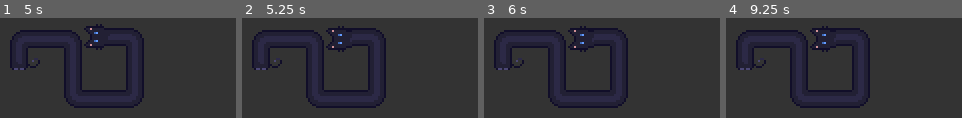
Above: before the commit, frames 1-4 (left to right).
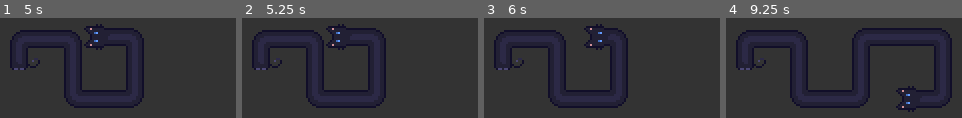
Above: after the commit, the same moments.

Repository: RecorderYvaine/loooong_cat
Game: Godot game, scene res://src/Main.tscn
Two runs of this game, one before a commit and one after it. Both use one fixed random seed, a clock stepped at 60 frames per second and the inputs below.
Inputs:
- Up to frame 1 (5 s): tap Enter at 0.5 s; hold Right (ui_right) 0.53-1.28 s; hold Down (ui_down) 1.28-2.03 s; hold Right (ui_right) 2.03-2.78 s; hold Up (ui_up) 2.78-3.53 s; hold Left (ui_left) from 3.53 s (still down); tap Space at 4.25 s
- Up to frame 2 (5.25 s): tap Enter at 5 s; release Left (ui_left) at 5.03 s; hold Down (ui_down) from 5.03 s (still down)
- Up to frame 3 (6 s): tap Space at 5.75 s; release Down (ui_down) at 5.78 s; hold Right (ui_right) from 5.78 s (still down)
- Up to frame 4 (9.25 s): release Right (ui_right) at 6.53 s; hold Up (ui_up) 6.53-7.28 s; tap Enter at 7.25 s; hold Right (ui_right) 7.28-8.03 s; hold Down (ui_down) 8.03-8.78 s; hold Left (ui_left) from 8.78 s (still down)

Frame 1 is identical in both runs. In frame 2, 0.7% of the frame differs, in the area x 35-47%, y 6-34%; in frame 3, 1.0%; in frame 4, 4.5%, in the area x 35-96%, y 8-94%.

Commit message:
Harden rapid input handling

Diff:
--- a/src/cat/LongCat.gd
+++ b/src/cat/LongCat.gd
@@ -33,6 +33,7 @@
 var prev_raw_input: Vector2 = Vector2.ZERO
 var auto_turn_dir: Vector2 = Vector2.ZERO
 var queued_turn_dir: Vector2 = Vector2.ZERO
+var preferred_input_dir: Vector2 = Vector2.ZERO
 
 func _ready() -> void:
 	turn_segments.position = Vector2.ZERO
@@ -47,6 +48,18 @@
 	path.append(start_point + Vector2(0, -8.0))
 	current_dir = Vector2.UP
 	update_visuals()
+
+func _input(event: InputEvent) -> void:
+	if event is InputEventKey and event.echo:
+		return
+	if event.is_action_pressed("ui_up") or (event is InputEventKey and event.pressed and event.keycode == KEY_W):
+		preferred_input_dir = Vector2.UP
+	elif event.is_action_pressed("ui_down") or (event is InputEventKey and event.pressed and event.keycode == KEY_S):
+		preferred_input_dir = Vector2.DOWN
+	elif event.is_action_pressed("ui_left") or (event is InputEventKey and event.pressed and event.keycode == KEY_A):
+		preferred_input_dir = Vector2.LEFT
+	elif event.is_action_pressed("ui_right") or (event is InputEventKey and event.pressed and event.keycode == KEY_D):
+		preferred_input_dir = Vector2.RIGHT
 
 func _process(delta: float) -> void:
 	var raw_input = get_input_dir()
@@ -84,7 +97,10 @@
 	if raw_input == Vector2.ZERO:
 		blocked_input_dir = Vector2.ZERO
 	elif raw_input == blocked_input_dir:
-		input_dir = Vector2.ZERO
+		if raw_input != current_dir and raw_input != -current_dir:
+			input_dir = current_dir
+		else:
+			input_dir = Vector2.ZERO
 	else:
 		blocked_input_dir = Vector2.ZERO
 
@@ -117,8 +133,15 @@
 		pressed_dirs.append(Vector2.LEFT)
 	if Input.is_action_pressed("ui_right") or Input.is_key_pressed(KEY_D):
 		pressed_dirs.append(Vector2.RIGHT)
-	if pressed_dirs.size() != 1:
+
+	if pressed_dirs.is_empty():
+		preferred_input_dir = Vector2.ZERO
 		return Vector2.ZERO
+	if pressed_dirs.size() == 1:
+		preferred_input_dir = pressed_dirs[0]
+		return pressed_dirs[0]
+	if pressed_dirs.has(preferred_input_dir):
+		return preferred_input_dir
 	return pressed_dirs[0]
 
 func get_allowed_step(start_pos: Vector2, dir: Vector2, requested_step: float) -> float:
@@ -178,7 +201,11 @@
 func snap_head_to_pixel_grid() -> void:
 	if path.size() < 2:
 		return
-	path[-1] = Vector2(round(path[-1].x - 0.5) + 0.5, round(path[-1].y))
+	var seg = path[-1] - path[-2]
+	if abs(seg.x) > 0.001 and abs(seg.y) <= 0.001:
+		path[-1] = Vector2(round(path[-1].x - 0.5) + 0.5, path[-2].y)
+	elif abs(seg.y) > 0.001 and abs(seg.x) <= 0.001:
+		path[-1] = Vector2(path[-2].x, round(path[-1].y))
 
 func move_cat(input_dir: Vector2, step: float) -> void:
 	var head_pos = path[-1]
--- a/tests/run_tests.gd
+++ b/tests/run_tests.gd
@@ -589,19 +589,58 @@
 	drive_cat(cat, Vector2.UP, 28)
 	drive_cat(cat, Vector2.RIGHT, 20)
 
-	var path_before = cat.path.duplicate()
 	Input.action_press("ui_left")
 	Input.action_press("ui_down")
+	cat.preferred_input_dir = Vector2.DOWN
 	cat._process(1.0 / cat.speed)
 	Input.action_release("ui_left")
 	Input.action_release("ui_down")
 
-	if cat.path != path_before:
-		printerr("FAILED: simultaneous conflicting inputs should not move or turn. before=", path_before, " after=", cat.path)
-		quit(1)
-		return false
-	if cat.turns_data.size() != 1:
-		printerr("FAILED: simultaneous conflicting inputs should not create extra turns. turns=", cat.turns_data.size())
+	if cat.current_dir != Vector2.DOWN:
+		printerr("FAILED: simultaneous inputs should use the latest pressed turn direction when allowed. current_dir=", cat.current_dir, " path=", cat.path)
+		quit(1)
+		return false
+	if cat.turns_data.size() != 2:
+		printerr("FAILED: simultaneous latest allowed input should create exactly one extra turn. turns=", cat.turns_data.size())
+		quit(1)
+		return false
+
+	cat.queue_free()
+	await process_frame
+
+	cat = cat_scene.instantiate()
+	root.add_child(cat)
+	await process_frame
+	await process_frame
+
+	cat.path = [
+		Vector2(0.5, 0.0),
+		Vector2(0.5, -40.0),
+		Vector2(1.0, -40.0),
+		Vector2(11.0, -40.0),
+	]
+	cat.current_dir = Vector2.RIGHT
+	cat.turns_data.clear()
+	cat.update_visuals()
+
+	var head_before = cat.path[-1]
+	Input.action_press("ui_left")
+	Input.action_press("ui_down")
+	cat.preferred_input_dir = Vector2.DOWN
+	cat._process(1.0 / cat.speed)
+	Input.action_release("ui_left")
+	Input.action_release("ui_down")
+
+	if cat.current_dir != Vector2.RIGHT:
+		printerr("FAILED: blocked latest input should keep the previous direction. current_dir=", cat.current_dir)
+		quit(1)
+		return false
+	if cat.path[-1].x <= head_before.x:
+		printerr("FAILED: blocked latest input should continue moving forward. before=", head_before, " path=", cat.path)
+		quit(1)
+		return false
+	if cat.turns_data.size() != 0:
+		printerr("FAILED: blocked latest input should not create a turn. turns=", cat.turns_data.size())
 		quit(1)
 		return false
 
--- a/tests/test_fuzzer.gd
+++ b/tests/test_fuzzer.gd
@@ -7,6 +7,7 @@
 
 func _init():
 	print("Starting fuzz test...")
+	seed(123456)
 	var cat_scene = load("res://src/cat/LongCat.tscn")
 	if cat_scene == null:
 		printerr("Failed to load LongCat.tscn")
@@ -33,13 +34,53 @@
 
 	var dirs = [Vector2.UP, Vector2.DOWN, Vector2.LEFT, Vector2.RIGHT, Vector2.ZERO]
 
-	print("Running 1000 frames of random fuzzing...")
-	for i in range(1000):
-		if i % 7 == 0: # Change input frequently
-			cat.mock_input = dirs[randi() % 5]
+	print("Running 4000 frames of random fuzzing...")
+	for i in range(4000):
+		if i % 2 == 0:
+			cat.mock_input = dirs[randi() % dirs.size()]
+		if i % 23 == 0:
+			cat.mock_input = -cat.current_dir
+		if i % 37 == 0:
+			cat.mock_input = Vector2.ZERO
 		cat._process(0.016)
+		if not validate_cat(cat, i):
+			quit(1)
+			return
 		if i % 100 == 0:
 			print("Processed frame ", i)
 
 	print("Fuzz test completed with no crashes!")
 	quit(0)
+
+func validate_cat(cat: LongCat, frame: int) -> bool:
+	if cat.path.size() < 2:
+		printerr("FAILED fuzz frame ", frame, ": path too short. path=", cat.path)
+		return false
+
+	var expected_turns = max(0, cat.path.size() - 2)
+	if cat.turns_data.size() != expected_turns:
+		printerr("FAILED fuzz frame ", frame, ": turn data count mismatch. expected=", expected_turns, " actual=", cat.turns_data.size(), " path=", cat.path)
+		return false
+
+	for i in range(cat.path.size() - 1):
+		var seg = cat.path[i + 1] - cat.path[i]
+		if seg.length() <= 0.001:
+			printerr("FAILED fuzz frame ", frame, ": zero-length segment at ", i, ". path=", cat.path)
+			return false
+		if abs(seg.x) > 0.001 and abs(seg.y) > 0.001:
+			printerr("FAILED fuzz frame ", frame, ": diagonal segment at ", i, ". path=", cat.path)
+			return false
+
+	if cat.path.size() > 2 and cat.get_head_segment_length() < cat.MIN_TURN_DIST:
+		var prev_dir = (cat.path[-2] - cat.path[-3]).normalized()
+		var head_dir = (cat.path[-1] - cat.path[-2]).normalized()
+		var is_collinear_reverse = abs(prev_dir.dot(head_dir)) > 0.999
+		if not cat.is_active_turn_segment() and not is_collinear_reverse:
+			printerr("FAILED fuzz frame ", frame, ": short head segment is neither active turn nor reverse. path=", cat.path, " current_dir=", cat.current_dir)
+			return false
+
+	if cat.is_active_turn_segment() and cat.head_sprite.frame == 4:
+		printerr("FAILED fuzz frame ", frame, ": active turn should not use flipped reverse head frame. path=", cat.path)
+		return false
+
+	return true
